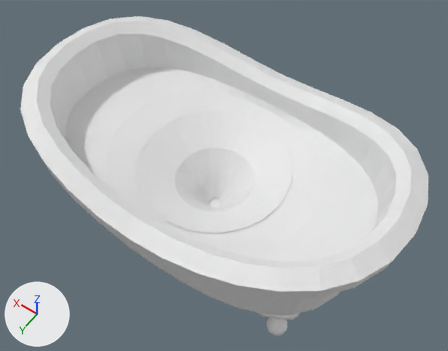
Before and after pictures for a commit that changed the FBX model Assets/Art/tub.fbx.
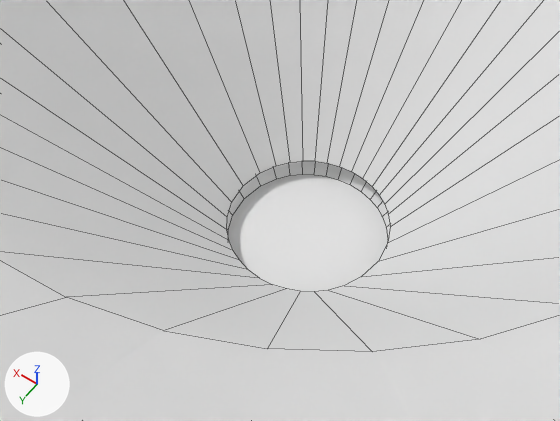
Each version appears first whole from a camera (50 mm lens) standing at (-1.265, 1.682, 3.241) and looking at (-0.026, -0.052, 0.516), and next in a close-up from a camera (50 mm lens) standing at (-0.101, 0.161, 0.548) and looking at (0.016, -0.003, 0.29). Every picture has the same lights, and +X, +Y and +Z are marked at lower left. The close-ups show mesh edges as thin lines.

Before the edit, the objects in view are built like this:
```python
me_cylinder_001 = bpy.data.meshes.new('Cylinder.001')
me_cylinder_001.from_pydata(...)  # 256 vertices, 226 faces; spans x -0.9..0.9, y -0.52..0.52, z 0.38..0.81
me_cylinder_001.materials.append(mat_material_002)  # white #e7e7e7
me_cylinder_002 = bpy.data.meshes.new('Cylinder.002')
me_cylinder_002.from_pydata(...)  # 128 vertices, 96 faces; spans x -0.422..0.422, y -0.422..0.422, z 0.354..0.68
me_cylinder_002.materials.append(mat_material)  # white #e7e7e7
ob_vortex = bpy.data.objects.new('Vortex', me_cylinder_002)
ob_vortex.location = (0.0, 0.0, -0.0559)
ob_water = bpy.data.objects.new('Water', me_cylinder_001)
ob_water.location = (0.0, 0.0, -0.1161)
```
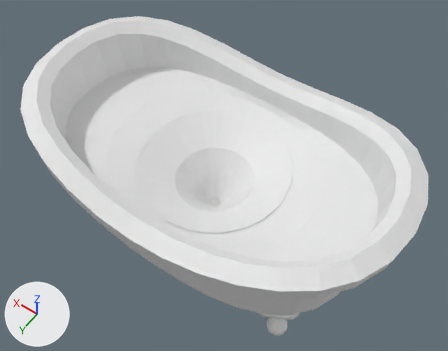
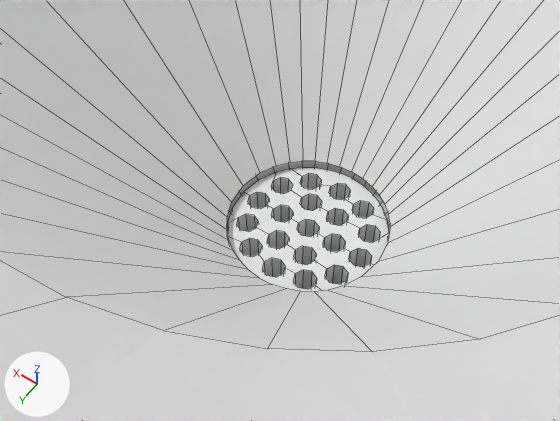
Commit message: down the drain
added a drain to the tub

The change, as a diff of the scene's bpy script:
```diff
--- a/Assets/Art/tub.fbx.py
+++ b/Assets/Art/tub.fbx.py
@@ mat_dark @@
+mat_dark = principled_material('dark')
+mat_dark.base_color = (0.8, 0.8, 0.8)  # white #e7e7e7
+mat_dark.roughness = 0.553
@@ mat_drain @@
+mat_drain = principled_material('drain')
+mat_drain.base_color = (0.8, 0.8, 0.8)  # white #e7e7e7
+mat_drain.roughness = 0.553
@@ me_cylinder_001 @@
 # used by ob_water; location = (0.0, 0.0, -0.1161)
-me_cylinder_001.from_pydata(...)  # 256 vertices, 226 faces; spans x -0.9..0.9, y -0.52..0.52, z 0.38..0.81
+me_cylinder_001.from_pydata(...)  # 288 vertices, 258 faces; spans x -0.9..0.9, y -0.52..0.52, z 0.38..0.81
+# me_cylinder_001 part 1
+# 1 face is deleted
+# 32 vertices are added at x -0.03..0.03, y -0.03..0.03, z 0.38
+# 33 new faces join them
 me_cylinder_001.materials.append(mat_material_002)
@@ me_cylinder_006 @@
+me_cylinder_006.from_pydata(...)  # 408 vertices, 201 faces; spans x -0.033..0.033, y -0.033..0.033, z 0.3839..0.4078
+# faces by material slot: [44, 157]
+me_cylinder_006.materials.append(mat_drain)  # white #e7e7e7
+me_cylinder_006.materials.append(mat_dark)  # white #e7e7e7
@@ ob_drain @@
+ob_drain = bpy.data.objects.new('Drain', me_cylinder_006)
+ob_drain.location = (0.0, 0.0, -0.1141)
```

Boxes [x1, y1, x2, y2] around the edits, measured in the close-ups (560 x 421 px):
'Water', reshaped
    before: [227, 161, 390, 292]
    after: [227, 161, 390, 239]
'Drain', added
    after: [227, 167, 389, 292]
    faces in mat_drain (white #e7e7e7): [227, 167, 389, 292]
    faces in mat_dark (white #e7e7e7): [236, 173, 380, 289]
part 1 of me_cylinder_001, built on
    before: [228, 174, 388, 292]
